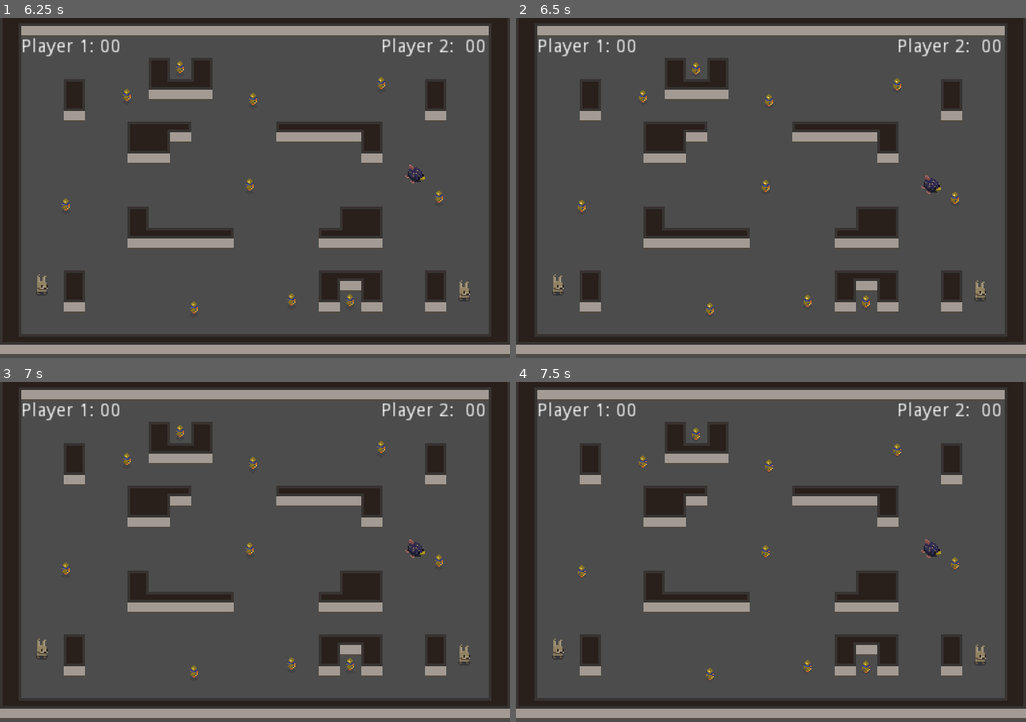
Above: before the commit, frames 1-4 (two rows, left to right).
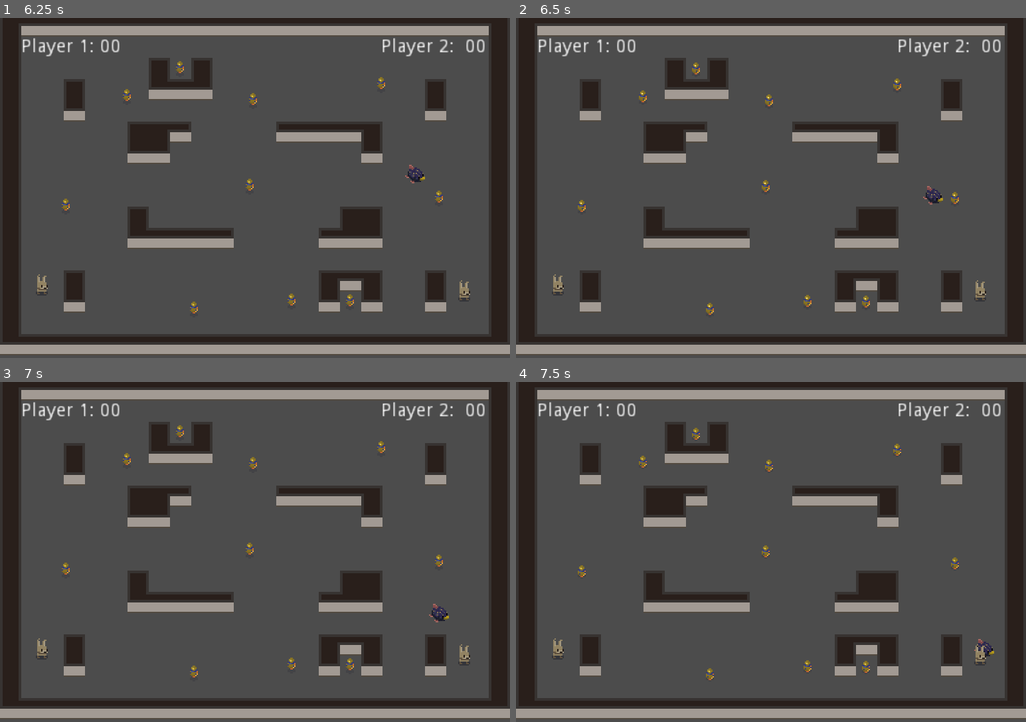
Above: after the commit, the same moments.

Repository: Pawel-9215/pipi_game
Game: Godot game, scene res://prototype_levels/Test_scene_1.tscn
Two runs of this game, one before a commit and one after it. Both use one fixed random seed, a clock stepped at 60 frames per second and the inputs below.
Inputs:
- Up to frame 1 (6.25 s): no input
- Up to frame 2 (6.5 s): no input
- Up to frame 3 (7 s): no input
- Up to frame 4 (7.5 s): no input

Frame 1 is identical in both runs. In frame 2, 0.2% of the frame differs, in the area x 79-84%, y 46-55%; in frame 3, 0.2%, in the area x 79-89%, y 46-71%; in frame 4, 0.2%.

Commit message:
Pipi is hunting now

Diff:
--- a/enemies/Pipi.gd
+++ b/enemies/Pipi.gd
@@ -16,6 +16,8 @@
 	"stand-still": Vector2.ZERO
 }
 
+var detected_player = null
+
 var current_patrol_direction = patrol_direction["right"]
 
 var SPEED = 110
@@ -27,6 +29,7 @@
 	PURSUIT,
 	ATTACK,
 	NUMB,
+	CONFUSED
 }
 
 var state = PATROL
@@ -41,7 +44,8 @@
 		"patrol": PATROL,
 		"pursuit": PURSUIT,
 		"attack": ATTACK,
-		"numb": NUMB
+		"numb": NUMB,
+		"confused": CONFUSED
 	}
 
 	state = states[set_state]
@@ -65,12 +69,23 @@
 			pass
 		NUMB:
 			pass
+		CONFUSED:
+			pass
 
 func patrol_state():
 	update_movement(current_patrol_direction, 0.5)
 	velocity = move_and_slide(velocity)
 
 func pursuit_state():
+	var player_direction = Vector2.ZERO
+	if detected_player != null:
+
+		player_direction = detected_player.global_position - global_position
+	update_movement(player_direction, 0.8)
+	velocity = move_and_slide(velocity)
+
+func confused_state():
+	#set confused animation
 	pass
 
 func patrol_direction_raffle():
@@ -104,20 +119,31 @@
 
 
 func _on_Navigation_body_entered(body):
-	var new_direction = patrol_direction_raffle()
-	#print(new_direction)
-	current_patrol_direction = patrol_direction[new_direction]
-	$PatrolTimer.start()
-
-
-func _on_PlayerDetection_body_exited(body):
-	pass # Replace with function body.
+	if state == PATROL:
+		var new_direction = patrol_direction_raffle()
+		#print(new_direction)
+		current_patrol_direction = patrol_direction[new_direction]
+		$PatrolTimer.start()
+	elif state == PURSUIT and body == detected_player:
+		set_state("attack")
+		detected_player.set_state("panic")
+	else:
+		pass
 
 
 func _on_PlayerDetection_player_detected(player):
-	print("PLayer detected!", player)
+	print("Player detected!", player)
+	detected_player = player
 	set_state("pursuit")
 
 
 func _on_PlayerDetection_player_lost():
 	print("Player lost")
+	set_state("confused")
+	$ConfusionTimer.start()
+
+
+
+func _on_ConfusionTimer_timeout():
+	print("Confusion wears out")
+	set_state("patrol")
--- a/enemies/Pipi.tscn
+++ b/enemies/Pipi.tscn
@@ -43,9 +43,12 @@
 one_shot = true
 autostart = true
 
+[node name="ConfusionTimer" type="Timer" parent="."]
+one_shot = true
+
 [node name="Navigation" type="Area2D" parent="."]
 collision_layer = 64
-collision_mask = 4
+collision_mask = 5
 script = ExtResource( 3 )
 
 [node name="CollisionShape2D" type="CollisionShape2D" parent="Navigation"]
@@ -83,6 +86,7 @@
 polygon = PoolVector2Array( -24, 0, -64, 84, 64, 84, 24, 0, 0, -32 )
 
 [connection signal="timeout" from="PatrolTimer" to="." method="_on_PatrolTimer_timeout"]
+[connection signal="timeout" from="ConfusionTimer" to="." method="_on_ConfusionTimer_timeout"]
 [connection signal="body_entered" from="Navigation" to="." method="_on_Navigation_body_entered"]
 [connection signal="body_entered" from="Navigation" to="Navigation" method="_on_Navigation_body_entered"]
 [connection signal="body_entered" from="PlayerDetection" to="PlayerDetection" method="_on_PlayerDetection_body_entered"]
--- a/enemies/PlayerDetection.gd
+++ b/enemies/PlayerDetection.gd
@@ -49,10 +49,11 @@
 
 
 	if not LOS_obstacle:
-		print("no obstacle", LOS_obstacle)
+		#print("no obstacle", LOS_obstacle)
 		return false
 	else:
-		print("obstacle: ", LOS_obstacle.collider)
+		pass
+		#print("obstacle: ", LOS_obstacle.collider)
 
 	var distance_to_player = player.global_position.distance_to(pipi.global_position)
 
@@ -62,7 +63,7 @@
 		return false
 
 func _on_PlayerDetection_body_entered(body):
-	print("player in FOV: ", body)
+	#print("player in FOV: ", body)
 	if player_in_fov == false:
 		player_in_fov = true
 		player = body
--- a/players/Player_base.gd
+++ b/players/Player_base.gd
@@ -11,13 +11,36 @@
 var current_speed = Vector2.ZERO
 export var Player_NO = 1
 
+enum {
+	MOVE,
+	PANIC,
+	SAVE
+}
+
+var state = MOVE
+
 # Called when the node enters the scene tree for the first time.
 func _ready():
 	pass # Replace with function body.
 	print("Player %d Ready" % Player_NO)
 
 func _physics_process(_delta):
-	movement()
+	match state:
+		MOVE:
+			movement()
+		PANIC:
+			panic()
+		SAVE:
+			pass
+
+func set_state(set_state):
+	var states = {
+		"move": MOVE,
+		"panic": PANIC,
+		"save": SAVE
+	}
+	print("player", Player_NO, "state: ", set_state)
+	state = states[set_state]
 
 func calculate_input(Player_nr):
 
@@ -48,6 +71,10 @@
 
 	return nrm_motion.normalized()
 
+func panic():
+	#set panic animation
+	pass
+
 func movement():
 
 	var calculated_input = calculate_input(Player_NO)
